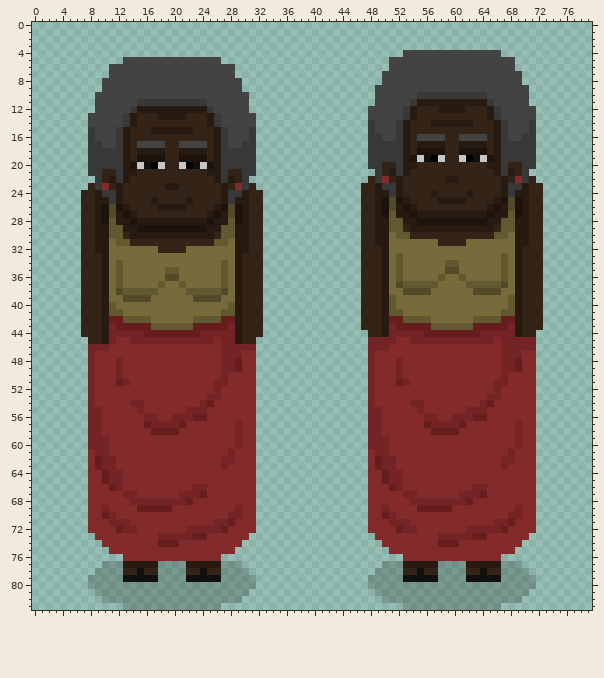
Sprite sheet, stored at Assets/_Game/Art/Characters/D Cicera/D Cícera Idle.png. The picture above is the old version.
The file is 80x84 pixels.
After:
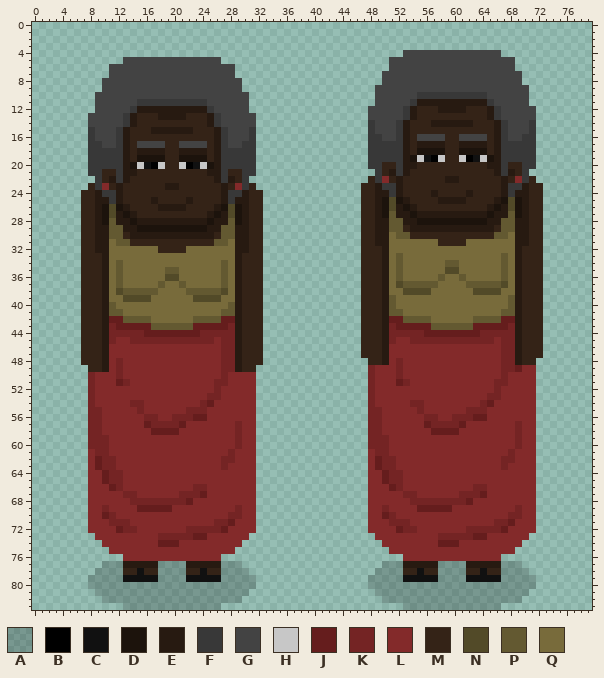
Palette (. is transparent): A #00000033  B #000000  C #111111  D #1c130c  E #271a11  F #383838  G #434343  H #c7c7c7  J #651d1d  K #742424  L #832a2a  M #342317  N #524a28  P #635931  Q #786b3b
Changes in this commit:
y 44: x 47 . -> M; x 72 . -> M
y 45: x 7 . -> M; x 32 . -> M; x 47..50 .KKK -> MMME; x 69..72 KKK. -> EMMM
y 46: x 7..10 .KKK -> MMME; x 29..32 KKK. -> EMMM; x 47..50 .KKK -> MMME; x 69..72 KKK. -> EMMM
y 47: x 7..10 .KLL -> MMME; x 29..32 KLL. -> EMMM; x 47..50 .KLL -> MMME; x 69..72 KLL. -> EMMM
y 48: x 7..10 .KLL -> MMME; x 29..32 JLL. -> EMMM; x 48..50 KLL -> MME; x 69..71 JLL -> EMM
y 49: x 8..10 KLL -> MME; x 29..31 JLL -> EMM
Pixel boxes of the changes (left, top, right, bottom) in both pictures:
changed: (361, 330, 389, 365)
changed: (515, 330, 543, 365)
changed: (81, 337, 109, 372)
changed: (235, 337, 263, 372)
